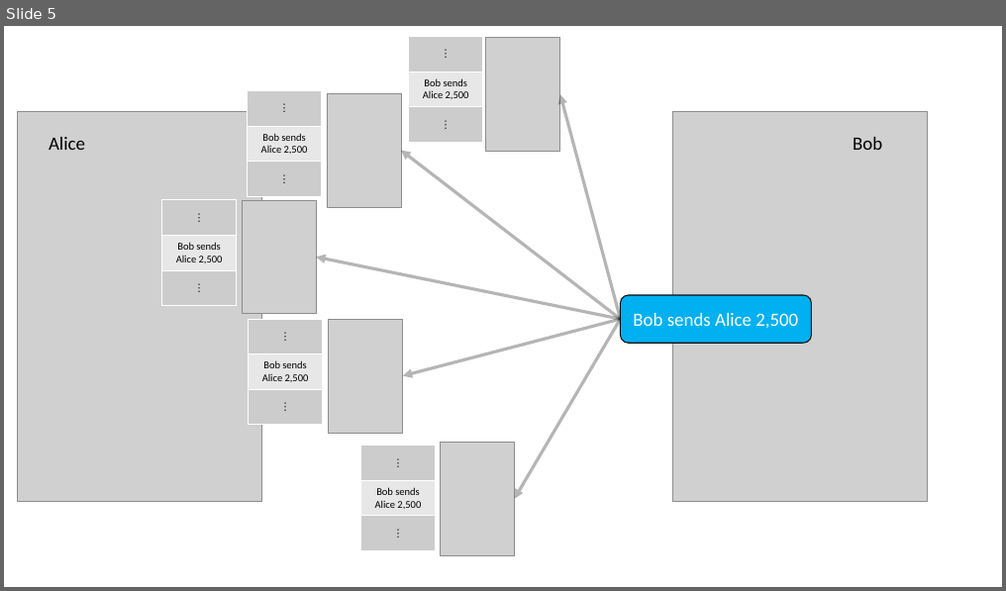
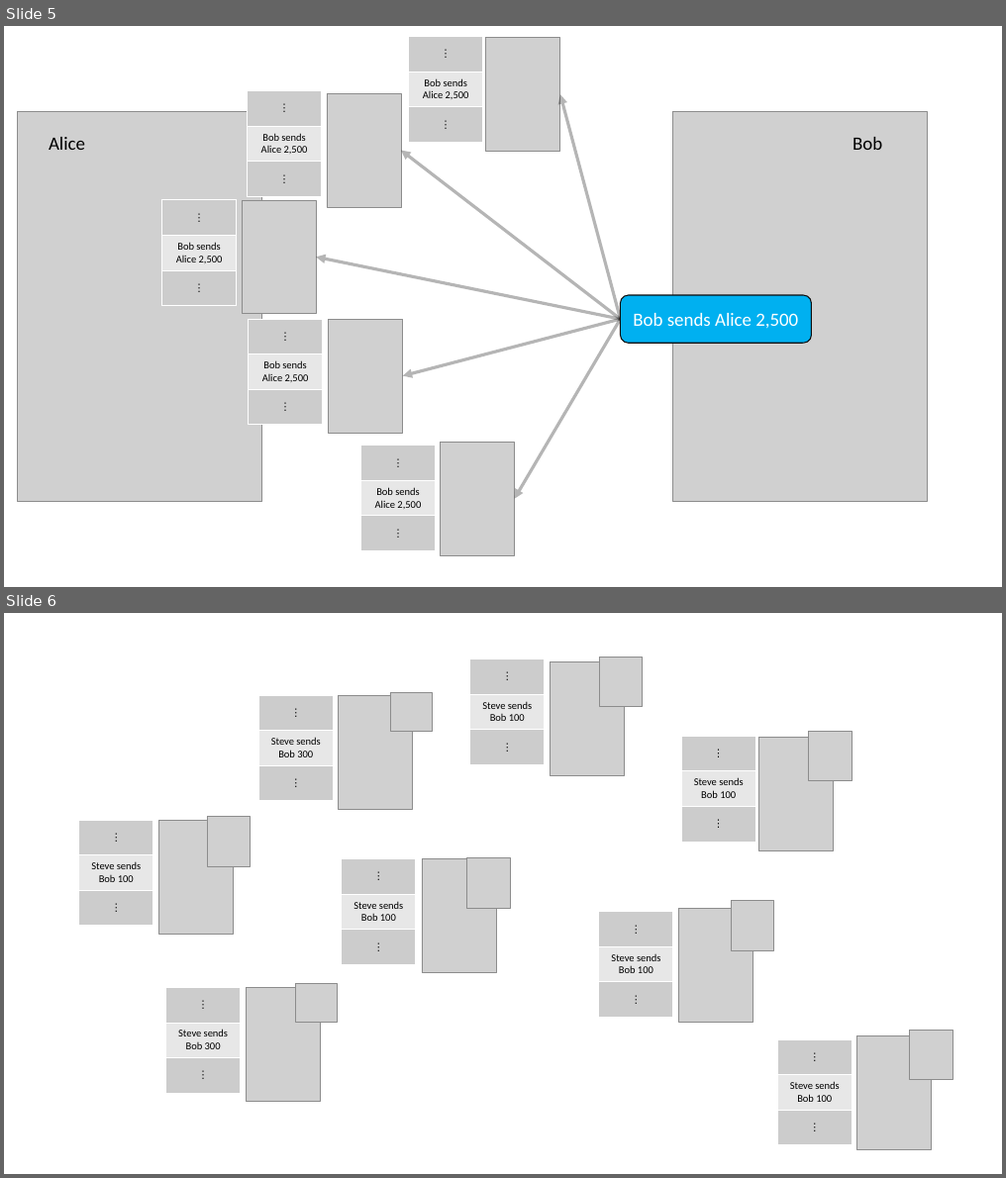
Before and after one commit to Michael-K-Stein/GreenCoin, a slide deck: Thesis/Images/Graphics.pptx. Shown one above the other, each under a label of ours: slide 5 before the commit, slides 5 and 6 after it. The pictures are 1006x591 and 1006x1178 pixels, drawn with LibreOffice and Linux fonts; fonts in the diff are those of the drawing; grey boxes stand for pictures. Boxes give left, top, right and bottom in pixels: in the first picture for what was removed or moved away, otherwise in the second. Text is boxed around its words. In the diff, an @@ line names an element or a change of style, - is before the commit and + after.

```diff
--- a/Thesis/Images/Graphics.pptx
+++ b/Thesis/Images/Graphics.pptx
@@ slide 6 added at box(4, 613, 1002, 1174), background #FFFFFF @@
@@ table added at box(470, 660, 545, 765), 3 rows, 1 columns @@
+⋮
+Steve sends Bob 100
+⋮
@@ picture added at box(549, 662, 624, 775) @@
@@ picture added at box(599, 658, 643, 707) @@
@@ table added at box(258, 695, 333, 801), 3 rows, 1 columns @@
+⋮
+Steve sends Bob 300
+⋮
@@ picture added at box(339, 695, 413, 809) @@
@@ picture added at box(390, 693, 432, 731) @@
@@ picture added at box(809, 731, 852, 781) @@
@@ table added at box(681, 736, 755, 842), 3 rows, 1 columns @@
+⋮
+Steve sends Bob 100
+⋮
@@ picture added at box(758, 738, 833, 851) @@
@@ table added at box(79, 820, 152, 926), 3 rows, 1 columns @@
+⋮
+Steve sends Bob 100
+⋮
@@ picture added at box(159, 820, 234, 934) @@
@@ picture added at box(207, 817, 251, 866) @@
@@ table added at box(342, 860, 416, 964), 3 rows, 1 columns @@
+⋮
+Steve sends Bob 100
+⋮
@@ picture added at box(422, 860, 496, 973) @@
@@ picture added at box(466, 859, 510, 909) @@
@@ picture added at box(678, 908, 752, 1022) @@
@@ picture added at box(731, 901, 774, 952) @@
@@ table added at box(599, 912, 673, 1017), 3 rows, 1 columns @@
+⋮
+Steve sends Bob 100
+⋮
@@ table added at box(165, 988, 240, 1093), 3 rows, 1 columns @@
+⋮
+Steve sends Bob 300
+⋮
@@ picture added at box(246, 988, 320, 1102) @@
@@ picture added at box(296, 983, 338, 1022) @@
@@ table added at box(777, 1040, 851, 1146), 3 rows, 1 columns @@
+⋮
+Steve sends Bob 100
+⋮
@@ picture added at box(856, 1037, 931, 1151) @@
@@ picture added at box(910, 1030, 953, 1080) @@
```
Also in this commit, not shown: 9 other slides added, 1 slide removed, 27 other files.
